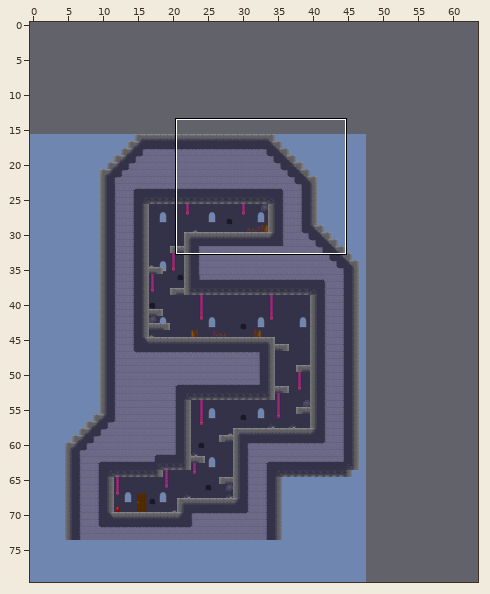
One commit to this Tiled map: Assets/tower1.tmx. Above, an overview of the earlier version with the close-up marked.
Close-up. Before the commit:
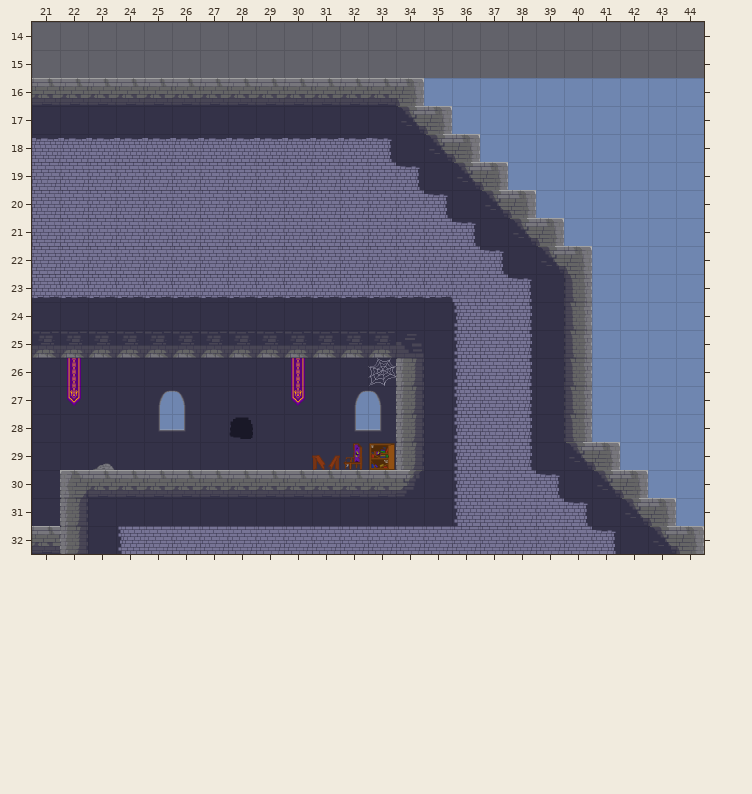
Cells are 64x64 px. Shown: x 21..44, y 14..32. The commit also changed other parts of the map, which this record leaves out. The old version is drawn lined up with the new one.
Now the later version:
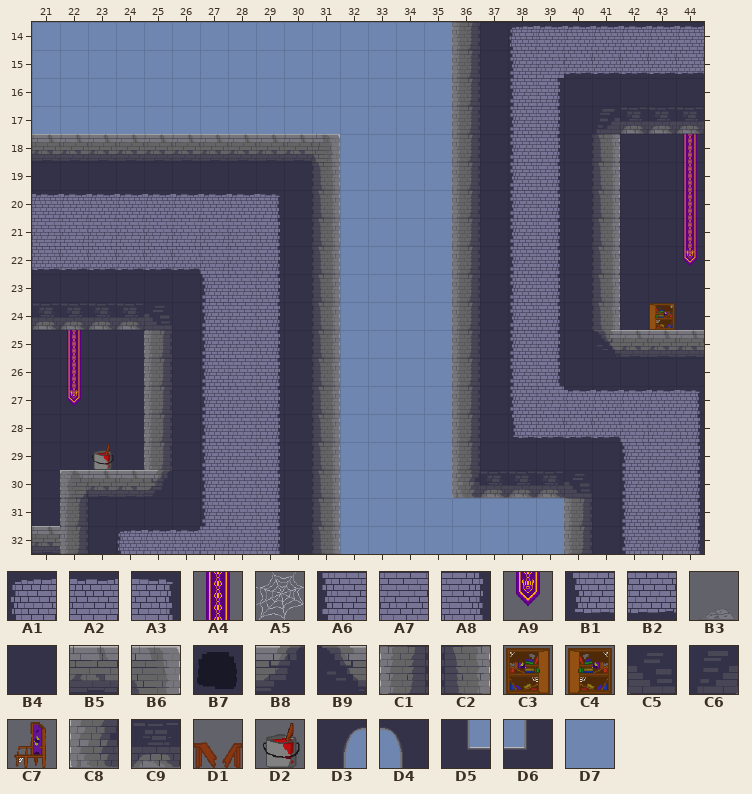
Key: from "Tower Game": A1 0, A2 1, A3 2, A4 3, A5 4 "ToBeCleaned", A6 8, A7 9, A8 10, A9 11, B1 16, B2 17, B3 20 "ToBeCleaned", B4 24, B5 26, B6 27, B7 28 "ToBeCleaned", B8 33, B9 35, C1 40, C2 44, C3 46 "ToBeCleaned", C4 46 flipped left-right "ToBeCleaned", C5 49, C6 51, C7 53 flipped left-right "ToBeCleaned", C8 57, C9 58, D1 60 "ToBeCleaned", D2 62 "ToBeCleaned", D3 64, D4 65, D5 72, D6 73, D7 80.
__ is an empty cell, ## one hidden under a higher layer, .. an unchanged one.
Objects are placed by their top-left corner, in cells (3,4 is the top-left corner of cell 3,4); size is 1x1 cell unless given.
Author's note on the commit: added in incubator and paint can with their dialogues
Edits made:
map size 48x64 -> 64x80 cells (old content now starts at 0,16; both pictures use the new coordinates)
--- layer "Background"
@@ x 21..44 @@
-14 __ __ __ __ __ __ __ __ __ __ __ __ __ __ __ __ __ __ __ __ __ __ __ __
-15 __ __ __ __ __ __ __ __ __ __ __ __ __ __ __ __ __ __ __ __ __ __ __ __
-16 B5 B5 B5 B5 B5 B5 B5 B5 B5 B5 B5 B5 B5 B6 .. D7 D7 D7 D7 D7 D7 D7 D7 D7
-17 B4 B4 B4 B4 B4 B4 B4 B4 B4 B4 B4 B4 B4 B9 B6 D7 D7 D7 D7 D7 D7 D7 D7 D7
-18 A2 A2 A2 A2 A2 A2 A2 A2 A2 A2 A2 A2 A3 B4 B9 B6 D7 D7 D7 D7 D7 D7 D7 D7
-19 A7 A7 A7 A7 A7 A7 A7 A7 A7 A7 A7 A7 A7 A3 B4 B9 B6 D7 D7 D7 D7 D7 D7 D7
-20 A7 A7 A7 A7 A7 A7 A7 A7 A7 A7 A7 A7 A7 A7 A3 B4 B9 B6 D7 D7 D7 D7 D7 D7
-21 .. .. .. .. .. .. .. .. A7 A7 A7 A7 A7 A7 A7 A3 .. B9 B6 D7 D7 D7 D7 D7
-22 A7 A7 A7 A7 A7 A7 .. .. A7 A7 A7 A7 A7 A7 A7 A7 A3 B4 B9 B6 D7 D7 D7 D7
-23 B2 B2 B2 B2 B2 B2 B2 B2 B2 B2 B2 B2 B2 B2 B2 A7 A7 A3 B4 C2 D7 D7 D7 D7
-24 .. .. .. .. .. .. B4 B4 B4 .. B4 B4 B4 B4 B4 A6 A7 A8 B4 C2 D7 D7 D7 D7
-25 .. .. .. .. .. .. B4 B4 B4 .. B4 B4 B4 B4 B4 A6 A7 A8 B4 C2 D7 D7 D7 D7
-26 .. .. .. .. .. .. B4 B4 B4 .. B4 B4 B4 B4 B4 A6 A7 A8 B4 C2 D7 D7 D7 D7
-27 .. .. .. .. .. .. B4 B4 B4 .. B4 ## ## B4 B4 A6 A7 A8 B4 C2 D7 D7 D7 D7
-28 .. .. .. .. .. .. B4 B4 B4 .. B4 ## ## B4 B4 A6 A7 A8 B4 C2 D7 D7 D7 D7
-29 .. .. .. .. .. .. B4 B4 B4 .. B4 B4 B4 B4 B4 A6 A7 A8 .. B9 B6 D7 D7 D7
-30 .. .. .. .. .. .. ## ## ## .. ## ## ## ## B4 A6 A7 A7 A3 B4 B9 B6 D7 D7
-31 .. .. .. .. .. .. B4 B4 B4 .. B4 B4 B4 B4 B4 A6 A7 A7 A7 A3 .. B9 B6 D7
-32 .. .. .. A6 A7 A7 .. .. A7 A7 A7 A7 A7 A7 A7 A7 A7 A7 A7 A7 A3 B4 B9 B6
+14 D7 D7 D7 D7 D7 D7 D7 D7 D7 D7 D7 D7 D7 D7 D7 C1 B4 A1 A2 A2 A2 A2 A2 A2
+15 D7 D7 D7 D7 D7 D7 D7 D7 D7 D7 D7 D7 D7 D7 D7 C1 B4 A6 A7 B2 B2 B2 B2 B2
+16 D7 D7 D7 D7 D7 D7 D7 D7 D7 D7 D7 D7 D7 D7 .. C1 B4 A6 A8 B4 B4 B4 B4 B4
+17 D7 D7 D7 D7 D7 D7 D7 D7 D7 D7 D7 D7 D7 D7 D7 C1 B4 A6 A8 B4 B4 B4 B4 B4
+18 B5 B5 B5 B5 B5 B5 B5 B5 B5 B5 B6 D7 D7 D7 D7 C1 B4 A6 A8 B4 B4 B4 B4 B4
+19 B4 B4 B4 B4 B4 B4 B4 B4 B4 B4 C2 D7 D7 D7 D7 C1 B4 A6 A8 B4 B4 B4 B4 B4
+20 A2 A2 A2 A2 A2 A2 A2 A2 A3 B4 C2 D7 D7 D7 D7 C1 B4 A6 A8 B4 B4 B4 B4 B4
+21 .. .. .. .. .. .. .. .. A8 B4 C2 D7 D7 D7 D7 C1 .. A6 A8 B4 B4 B4 B4 B4
+22 B2 B2 B2 B2 B2 B2 .. .. A8 B4 C2 D7 D7 D7 D7 C1 B4 A6 A8 B4 B4 B4 B4 B4
+23 B4 B4 B4 B4 B4 B4 A6 A7 A8 B4 C2 D7 D7 D7 D7 C1 B4 A6 A8 B4 B4 B4 B4 B4
+24 .. .. .. .. .. .. A6 A7 A8 .. C2 D7 D7 D7 D7 C1 B4 A6 A8 B4 B4 B4 B4 B4
+25 .. .. .. .. .. .. A6 A7 A8 .. C2 D7 D7 D7 D7 C1 B4 A6 A8 B4 ## ## ## ##
+26 .. .. .. .. .. .. A6 A7 A8 .. C2 D7 D7 D7 D7 C1 B4 A6 A8 B4 B4 B4 B4 B4
+27 .. .. .. .. .. .. A6 A7 A8 .. C2 D7 D7 D7 D7 C1 B4 A6 A7 A2 A2 A2 A2 A3
+28 .. .. .. .. .. .. A6 A7 A8 .. C2 D7 D7 D7 D7 C1 B4 B1 B2 B2 B2 A7 A7 A8
+29 .. .. .. .. .. .. A6 A7 A8 .. C2 D7 D7 D7 D7 C1 B4 B4 .. B4 B4 A6 A7 A8
+30 .. .. .. .. .. .. A6 A7 A8 .. C2 D7 D7 D7 D7 C8 C9 C9 C9 C5 B4 A6 A7 A8
+31 .. .. .. .. .. .. A6 A7 A8 .. C2 D7 D7 D7 D7 D7 D7 D7 D7 C1 .. A6 A7 A8
+32 .. .. .. A1 A2 A2 .. .. A8 B4 C2 D7 D7 D7 D7 D7 D7 D7 D7 C1 B4 A6 A7 A8
--- layer "Decorations"
@@ x 44..44 @@
-18 __
-19 __
-20 __
-21 __
-22 __
+18 A4
+19 A4
+20 A4
+21 A4
+22 A9
@@ x 22..33 @@
-25 __ .. .. .. .. .. .. .. .. .. .. ..
-26 .. .. .. .. .. .. .. .. A4 .. .. ..
-27 .. .. .. D3 D4 .. .. .. A9 .. D3 D4
-28 .. .. .. D5 D6 .. .. .. .. .. D5 D6
+25 A4 .. .. .. .. .. .. .. .. .. .. ..
+26 .. .. .. .. .. .. .. .. __ .. .. ..
+27 .. .. .. __ __ .. .. .. __ .. __ __
+28 .. .. .. __ __ .. .. .. .. .. __ __
--- layer "Ground"
@@ x 21..44 @@
-17 .. .. .. .. .. .. .. .. .. .. .. .. .. .. .. .. .. .. .. .. __ __ __ __
-18 .. .. .. .. .. .. .. .. .. .. .. .. .. .. .. .. .. .. .. .. __ .. .. ..
-19 .. .. .. .. .. .. .. .. .. .. .. .. .. .. .. .. .. .. .. .. __ .. .. ..
-20 .. .. .. .. .. .. .. .. .. .. .. .. .. .. .. .. .. .. .. .. __ .. .. ..
-21 .. .. .. .. .. .. .. .. .. .. .. .. .. .. .. .. .. .. .. .. __ .. .. ..
-22 .. .. .. .. .. .. .. .. .. .. .. .. .. .. .. .. .. .. .. .. __ .. .. ..
-23 .. .. .. .. .. .. .. .. .. .. .. .. .. .. .. .. .. .. .. .. __ .. .. ..
-24 __ __ __ __ __ .. .. .. .. .. .. .. .. .. .. .. .. .. .. .. __ .. .. ..
-25 C9 C9 C9 C9 C9 C9 C9 C9 C9 C9 C9 C9 C9 C5 .. .. .. .. .. .. __ __ __ __
-26 .. .. .. .. __ .. .. .. .. .. .. .. .. C1 .. .. .. .. .. .. .. .. .. ..
-27 .. .. .. .. __ .. .. .. .. .. .. .. .. C1 .. .. .. .. .. .. .. .. .. ..
-28 .. .. .. .. __ .. .. .. .. .. .. .. .. C1 .. .. .. .. .. .. .. .. .. ..
-29 .. .. .. .. __ .. .. .. .. .. .. .. .. C1 .. .. .. .. .. .. .. .. .. ..
-30 .. .. .. .. B5 B5 B5 B5 B5 B5 B5 B5 B5 B8 .. .. .. .. .. .. .. .. .. ..
+17 .. .. .. .. .. .. .. .. .. .. .. .. .. .. .. .. .. .. .. .. C6 C9 C9 C9
+18 .. .. .. .. .. .. .. .. .. .. .. .. .. .. .. .. .. .. .. .. C2 .. .. ..
+19 .. .. .. .. .. .. .. .. .. .. .. .. .. .. .. .. .. .. .. .. C2 .. .. ..
+20 .. .. .. .. .. .. .. .. .. .. .. .. .. .. .. .. .. .. .. .. C2 .. .. ..
+21 .. .. .. .. .. .. .. .. .. .. .. .. .. .. .. .. .. .. .. .. C2 .. .. ..
+22 .. .. .. .. .. .. .. .. .. .. .. .. .. .. .. .. .. .. .. .. C2 .. .. ..
+23 .. .. .. .. .. .. .. .. .. .. .. .. .. .. .. .. .. .. .. .. C2 .. .. ..
+24 C9 C9 C9 C9 C5 .. .. .. .. .. .. .. .. .. .. .. .. .. .. .. C2 .. .. ..
+25 __ __ __ __ C1 __ __ __ __ __ __ __ __ __ .. .. .. .. .. .. B9 B5 B5 B5
+26 .. .. .. .. C1 .. .. .. .. .. .. .. .. __ .. .. .. .. .. .. .. .. .. ..
+27 .. .. .. .. C1 .. .. .. .. .. .. .. .. __ .. .. .. .. .. .. .. .. .. ..
+28 .. .. .. .. C1 .. .. .. .. .. .. .. .. __ .. .. .. .. .. .. .. .. .. ..
+29 .. .. .. .. C1 .. .. .. .. .. .. .. .. __ .. .. .. .. .. .. .. .. .. ..
+30 .. .. .. .. B8 __ __ __ __ __ __ __ __ __ .. .. .. .. .. .. .. .. .. ..
--- layer "Objects"
+C4 "ToBeCleaned" at 43,24
+D2 "paint" at 23,29
-A5 "ToBeCleaned" at 33,26
-B7 "ToBeCleaned" at 28,28
-C3 "ToBeCleaned" at 33,29
-C7 "ToBeCleaned" at 32,29
-D1 "ToBeCleaned" at 31,29
-B3 "ToBeCleaned" at 23,29
